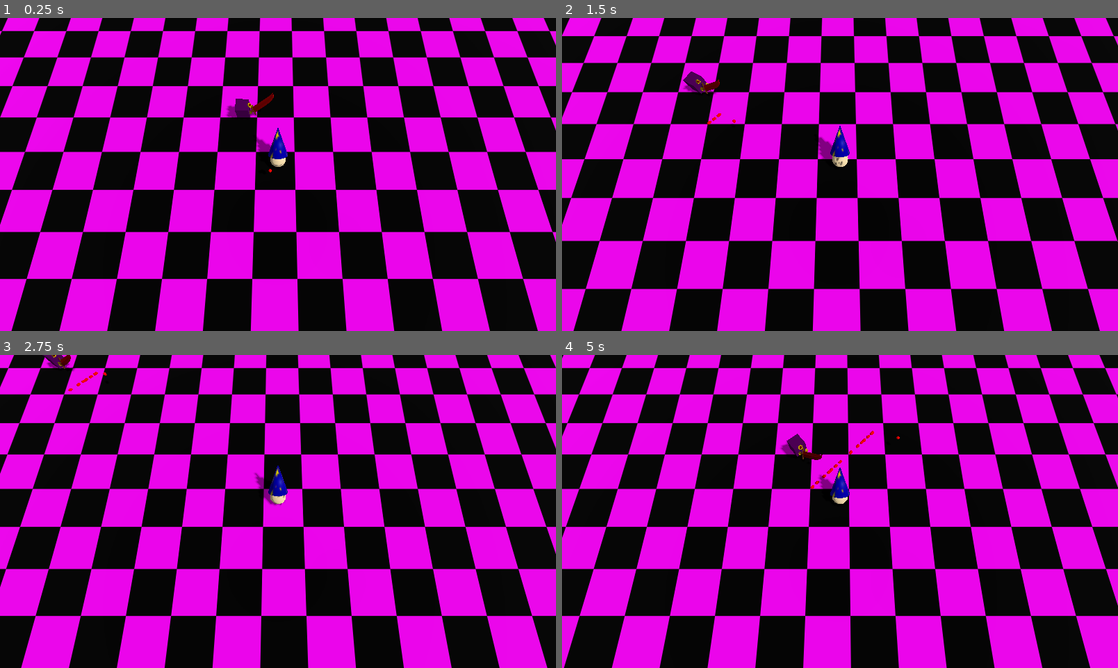
Above: before the commit, frames 1-4 (two rows, left to right).
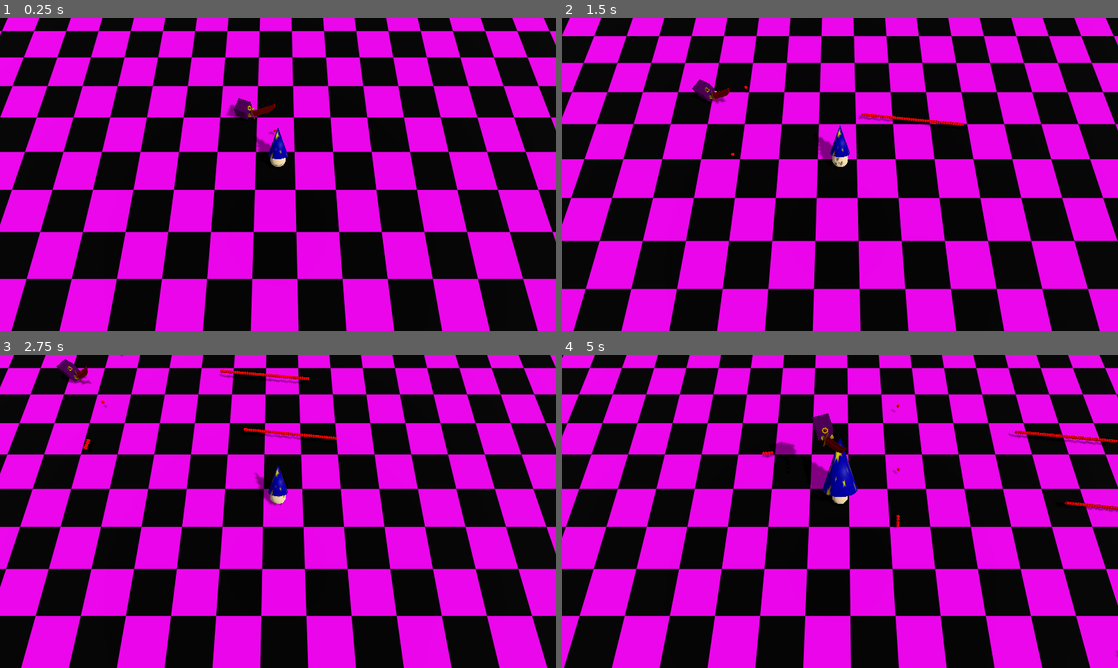
Above: after the commit, the same moments.

Repository: luce-ventress/no-mercy-bgj-2025
Game: Godot game, scene res://Maps/Level1.tscn
The game is run twice, just before and just after one commit, with the same random seed, the same clock (stepped at 60 frames per second) and the same inputs.
Inputs (mouse positions are in pixels of both pictures, inside the frame that each line leads up to):
- Up to frame 1 (0.25 s): no input
- Up to frame 2 (1.5 s): tap Enter at 0.5 s; move the mouse to (962, 158) at 0.52 s; press the mouse at (962, 158) at 0.53 s; hold D (player_right) 0.53-1.28 s; tap Space at 0.77, 0.8, 1.07, 1.35 s; move the mouse to (728, 190) at 1.27 s; release the mouse at (728, 190) at 1.28 s; hold S (player_backward) from 1.28 s (still down)
- Up to frame 3 (2.75 s): tap Space at 1.52, 1.82, 2.3 s; click (166, 527) at 1.55 s; move the mouse to (333, 442) at 2.02 s; release S (player_backward) at 2.03 s; press the mouse at (333, 442) at 2.03 s; hold D (player_right) from 2.03 s (still down)
- Up to frame 4 (5 s): move the mouse to (812, 574) at 2.77 s; release D (player_right) at 2.78 s; release the mouse at (812, 574) at 2.78 s; hold W (player_forward) 2.78-3.53 s; click (812, 574) at 2.85 s; tap Space at 3.02, 3.32, 3.6, 3.77, 4.07, 4.52, 4.82 s; move the mouse to (1006, 558) at 3.52 s; hold A (player_left) from 3.53 s (still down); move the mouse to (673, 464) at 4.27 s; click (673, 464) at 4.35 s

The runs differ from the first frame. In frame 1, 0.2% of the frame differs, in the area x 40-50%, y 23-50%; in frame 2, 0.7%; in frame 3, 0.8%; in frame 4, 1.9%, in the area x 36-100%, y 15-97%.

Commit message:
projectile shooting and player health

Diff:
--- a/Maps/Level1.tscn
+++ b/Maps/Level1.tscn
@@ -30,6 +30,8 @@
 
 [node name="StaticBody3D" type="StaticBody3D" parent="MeshInstance3D"]
 transform = Transform3D(1, 0, 0, 0, 1, 0, 0, 0, 1, 0, -0.2, 0)
+collision_layer = 8388609
+collision_mask = 8388609
 
 [node name="CollisionShape3D" type="CollisionShape3D" parent="MeshInstance3D/StaticBody3D"]
 shape = SubResource("BoxShape3D_ypajb")
@@ -44,10 +46,10 @@
 shadow_enabled = true
 
 [node name="ProjectileBase" parent="." instance=ExtResource("3_bv8d1")]
-transform = Transform3D(1, 0, 0, 0, 1, 0, 0, 0, 1, -1.73985, 0.786825, 0.712495)
+transform = Transform3D(1, 0, 0, 0, 1, 0, 0, 0, 1, 1, 0.5, 1)
 
 [node name="MeleeEnemy" parent="." instance=ExtResource("4_ptu34")]
-transform = Transform3D(-0.679667, -0.00101094, 0.733521, -0.000660827, 1, 0.000765891, -0.733521, 3.5796e-05, -0.679667, 2.81994, -0.1, -0.885988)
+transform = Transform3D(-0.383661, -0.000960806, 0.923474, -0.000660827, 1, 0.000765891, -0.923474, -0.000316437, -0.383661, 2.81994, -0.1, -0.885988)
 
 [node name="WorldEnvironment" type="WorldEnvironment" parent="."]
 environment = SubResource("Environment_ptu34")
--- a/Scenes/Enemies/MeleeEnemyPawn.tscn
+++ b/Scenes/Enemies/MeleeEnemyPawn.tscn
@@ -1,7 +1,8 @@
-[gd_scene load_steps=5 format=3 uid="uid://buiud1ylj3qrj"]
+[gd_scene load_steps=6 format=3 uid="uid://buiud1ylj3qrj"]
 
 [ext_resource type="Script" uid="uid://dpthrgto3rfda" path="res://Scripts/Enemies/EnemyMovement.gd" id="1_dg6hr"]
 [ext_resource type="PackedScene" uid="uid://d3mim8qfv50tg" path="res://Assets/Meshes/NoMercy_Enemy_Melee.glb" id="2_qta8w"]
+[ext_resource type="Script" uid="uid://bqfqc2x4cf7ue" path="res://Scripts/Enemies/EnemyMeleeSword.gd" id="3_4ci8v"]
 
 [sub_resource type="CapsuleShape3D" id="CapsuleShape3D_qta8w"]
 radius = 0.508876
@@ -11,6 +12,8 @@
 size = Vector3(1.52565, 1.09991, 0.288849)
 
 [node name="MeleeEnemy" type="CharacterBody3D"]
+collision_layer = 3
+collision_mask = 3
 
 [node name="BodyCapsule" type="CollisionShape3D" parent="."]
 transform = Transform3D(1, 0, 0, 0, 1, 0, 0, 0, 1, 0, 0.412149, 0)
@@ -18,12 +21,18 @@
 
 [node name="EnemyMovement" type="Node" parent="."]
 script = ExtResource("1_dg6hr")
+fall_acceleration = 600
 
 [node name="NoMercy_Enemy_Melee" parent="." instance=ExtResource("2_qta8w")]
 transform = Transform3D(1, 0, 0, 0, 1, 0, 0, 0, 1, -0.207304, 0, 0.00357699)
 
-[node name="SwordBody" type="RigidBody3D" parent="."]
+[node name="SwordArea" type="Area3D" parent="."]
+script = ExtResource("3_4ci8v")
+pushBack = 10.0
+pushUp = 20.0
 
-[node name="SwordShape" type="CollisionShape3D" parent="SwordBody"]
+[node name="SwordShape" type="CollisionShape3D" parent="SwordArea"]
 transform = Transform3D(0.93593, 0, 0.352185, 0, 1, 0, -0.352185, 0, 0.93593, -1.36499, 0.679212, 0.233927)
 shape = SubResource("BoxShape3D_qta8w")
+
+[connection signal="body_entered" from="SwordArea" to="SwordArea" method="_on_body_entered"]
--- a/Scenes/Player/PlayerMesh.tscn
+++ b/Scenes/Player/PlayerMesh.tscn
@@ -17,6 +17,8 @@
 material = SubResource("StandardMaterial3D_e80uo")
 
 [node name="NoMercy_Player_Hat" parent="." instance=ExtResource("2_kne1u")]
+unique_name_in_owner = true
 transform = Transform3D(0.94045, 0.94045, 0, -0.94045, 0.94045, 0, 0, 0, 1.33, -0.176424, -0.176424, 0)
 script = ExtResource("3_r6oee")
 hat_magnitude = 1.0
+hat_sizes = Array[float]([0.0, 0.7, 0.8, 0.9, 1.0])
--- a/Scenes/Player/PlayerPawn.tscn
+++ b/Scenes/Player/PlayerPawn.tscn
@@ -1,22 +1,29 @@
-[gd_scene load_steps=6 format=3 uid="uid://bontx0lu6c4aw"]
+[gd_scene load_steps=8 format=3 uid="uid://bontx0lu6c4aw"]
 
 [ext_resource type="PackedScene" uid="uid://bkk4k8tlumu8t" path="res://Scenes/Player/PlayerMesh.tscn" id="1_3mnxu"]
 [ext_resource type="Script" uid="uid://ovt4eec1jrg3" path="res://Scripts/Player/PlayerMovement.gd" id="1_8km1k"]
 [ext_resource type="Script" uid="uid://dcycbeu70us3m" path="res://Scripts/Player/PlayerShooting.gd" id="3_0l0su"]
 [ext_resource type="PackedScene" uid="uid://bax3ulu7c3cic" path="res://Scenes/Projectiles/ProjectileBase.tscn" id="4_3kofw"]
+[ext_resource type="Script" uid="uid://cv8yqinugl4j0" path="res://Scripts/Player/PlayerHealth.gd" id="5_vtcqr"]
 
 [sub_resource type="CapsuleShape3D" id="CapsuleShape3D_8km1k"]
-radius = 0.25
-height = 1.0
+
+[sub_resource type="SphereShape3D" id="SphereShape3D_3kofw"]
 
 [node name="PlayerPawn" type="CharacterBody3D"]
 
 [node name="PlayerMesh" parent="." instance=ExtResource("1_3mnxu")]
 transform = Transform3D(0.999999, 0, 0, 0, 1, 0, 0, 0, 0.999999, 0, 0.5, 0)
 
-[node name="CollisionShape3D" type="CollisionShape3D" parent="."]
+[node name="PlayerMovementCapsule" type="CollisionShape3D" parent="."]
+transform = Transform3D(1, 0, 0, 0, 1, 0, 0, 0, 1, 0, 1, 0)
+shape = SubResource("CapsuleShape3D_8km1k")
+
+[node name="HitArea" type="Area3D" parent="."]
 transform = Transform3D(1, 0, 0, 0, 1, 0, 0, 0, 1, 0, 0.5, 0)
-shape = SubResource("CapsuleShape3D_8km1k")
+
+[node name="HitShape" type="CollisionShape3D" parent="HitArea"]
+shape = SubResource("SphereShape3D_3kofw")
 
 [node name="CameraRoot" type="Node3D" parent="."]
 transform = Transform3D(-4.37114e-08, 0, -1, 0, 1, 0, 1, 0, -4.37114e-08, 0, 0, 0)
@@ -32,3 +39,11 @@
 [node name="PlayerShooting" type="Node" parent="."]
 script = ExtResource("3_0l0su")
 ProjectileScene = ExtResource("4_3kofw")
+
+[node name="PlayerHealth" type="Node" parent="."]
+script = ExtResource("5_vtcqr")
+
+[node name="ProjectileSpawnPos" type="Node3D" parent="."]
+transform = Transform3D(1, 0, 0, 0, 1, 0, 0, 0, 1, -1.3981, 0.544613, 0)
+
+[connection signal="area_entered" from="HitArea" to="PlayerHealth" method="_on_hit_area_area_entered"]
--- a/Scenes/Projectiles/ProjectileBase.tscn
+++ b/Scenes/Projectiles/ProjectileBase.tscn
@@ -18,10 +18,12 @@
 [node name="MeshInstance3D" type="MeshInstance3D" parent="."]
 mesh = SubResource("SphereMesh_5d6mi")
 
-[node name="RigidBody3D" type="RigidBody3D" parent="."]
-
-[node name="CollisionShape3D" type="CollisionShape3D" parent="RigidBody3D"]
-shape = SubResource("SphereShape3D_4x055")
-
 [node name="ProjectileMovement" type="Node" parent="."]
 script = ExtResource("1_4x055")
+
+[node name="Area3D" type="Area3D" parent="."]
+collision_layer = 4
+collision_mask = 4
+
+[node name="CollisionShape3D" type="CollisionShape3D" parent="Area3D"]
+shape = SubResource("SphereShape3D_4x055")
--- /dev/null
+++ b/Scripts/Enemies/EnemyMeleeSword.gd
@@ -0,0 +1,24 @@
+extends Area3D
+
+@export var pushBack: float
+@export var pushUp: float
+
+@onready var PlayerPawn = owner.get_node("%PlayerPawnInstance")
+@onready var MeleeEnemy = owner as CharacterBody3D
+
+func _ready() -> void:
+	pass
+	set_monitoring(true)
+	#set_contact_monitor(true)
+	#set_max_contacts_reported(1)
+
+
+func _on_body_entered(body: Node) -> void:
+	if body == PlayerPawn:
+		on_hit()
+
+func on_hit():
+	var backwards = MeleeEnemy.transform.basis.x.normalized()
+	var pushbackImpulse = (backwards * pushBack) + Vector3(0, pushUp, 0);
+	MeleeEnemy.set_velocity(pushbackImpulse)
+	MeleeEnemy.move_and_slide()
--- a/Scripts/Enemies/EnemyMovement.gd
+++ b/Scripts/Enemies/EnemyMovement.gd
@@ -8,11 +8,25 @@
 @onready var PlayerPawn = owner.get_node("%PlayerPawnInstance") as Node3D
 
 func _physics_process(delta: float) -> void:
-
 	var toPlayerDir = characterBody.position.direction_to(PlayerPawn.position).normalized()
 	toPlayerDir.y = 0
 
+	rotate_towards_player(toPlayerDir, delta)
+
 	var desiredVelocity: Vector3 = toPlayerDir * speed * delta
+
+	if not characterBody.is_on_floor():
+		desiredVelocity.x = 0
+		desiredVelocity.z = 0
+		desiredVelocity.y = desiredVelocity.y - (fall_acceleration * delta)
+
+	var current_velocity = characterBody.velocity
+	var final_velocity = current_velocity.lerp(desiredVelocity, 0.05)
+
+	characterBody.set_velocity(final_velocity)
+	characterBody.move_and_slide()
+
+func rotate_towards_player(toPlayerDir: Vector3, delta: float):
 	var myForward: Vector3 = (-characterBody.get_global_transform().basis.x).normalized()
 	myForward.y = 0
 	var toPlayerAngle: float = myForward.angle_to(toPlayerDir)
@@ -22,14 +36,5 @@
 
 	var currentRotationStep: float = rotationSpeed * delta
 	var trueAngle: float = minf(currentRotationStep, toPlayerAngle)
-	#print(rad_to_deg(toPlayerAngle * (toPlayerDot)))
 
-	print(rad_to_deg(currentRotationStep), " ", rad_to_deg(toPlayerAngle))
-
-	if not characterBody.is_on_floor():
-		desiredVelocity.y = desiredVelocity.y - (fall_acceleration * delta)
-
-	#characterBody.set_velocity(desiredVelocity)
-	#characterBody.rotate_y(toPlayerDir.angle_to(characterBody.transform.basis) * delta * 10)
 	characterBody.rotate_y(trueAngle * toPlayerDot)
-	characterBody.move_and_slide()
--- a/Scripts/Player/PlayerHat.gd
+++ b/Scripts/Player/PlayerHat.gd
@@ -3,15 +3,43 @@
 @export var hat_speed: float = 1
 @export var hat_magnitude: float = 0.5
 
+@export var hat_sizes: Array[float]
+@export var hat_anim_up_scale: float = 1
+
 var magnitude_scale: float = 100
 
+@onready var current_hat_size = hat_sizes.size() - 1
+@onready var originalScale = get_scale()
 @onready var time: float = 0
+
+var hat_size_anim_sine_value: float = 1
+var hat_size_anim_sine_speed: float = 2
+var target_hat_size: float = 1
 
 func _process(delta: float) -> void:
 
 	time += delta
 	var sinValue = sin((2 * PI * time * hat_speed))
-	print()
 	var deltaPos = transform.basis.y * sinValue * (hat_magnitude / magnitude_scale)
 	var meshPos  = get_position()
 	set_position(meshPos + deltaPos)
+
+	if hat_size_anim_sine_value < 1:
+		hat_size_anim_sine_value += hat_size_anim_sine_speed * delta
+		set_hat_size(target_hat_size * (1 + (hat_anim_up_scale * sin(PI * hat_size_anim_sine_value))))
+
+func shrink_hat():
+	current_hat_size -= 1
+	if current_hat_size >= 0:
+		target_hat_size = hat_sizes[current_hat_size]
+		hat_size_anim_sine_value = 0
+
+
+func grow_hat():
+	current_hat_size += 1
+	if current_hat_size < hat_sizes.size():
+		target_hat_size = hat_sizes[current_hat_size]
+		hat_size_anim_sine_value = 0
+
+func set_hat_size(size: float):
+	set_scale(originalScale * size)
--- /dev/null
+++ b/Scripts/Player/PlayerHealth.gd
@@ -0,0 +1,13 @@
+extends Node
+
+@onready var root = owner.get_parent().get_node(".")
+@onready var player_hat = owner.get_node("PlayerMesh/%NoMercy_Player_Hat")
+@onready var health_points = player_hat.hat_sizes.size()
+
+func _on_hit_area_area_entered(area: Area3D) -> void:
+	print("hit")
+	player_hat.shrink_hat()
+	health_points -= 1
+	if	(health_points <= 0):
+		print("die")
+		root.remove_child(owner)
--- a/Scripts/Player/PlayerShooting.gd
+++ b/Scripts/Player/PlayerShooting.gd
@@ -1,12 +1,41 @@
 extends Node
 
 @export var ProjectileScene: PackedScene
+@export var spawn_height: float = 0.5
 
-func _input(event: InputEvent) -> void:
-	if event is InputEventKey:
-		if event.keycode == KEY_SPACE:
-			spawn_projectile()
+@onready var root = owner.get_parent()
+@onready var camera = owner.get_node("CameraRoot/Camera3D") as Camera3D
+@onready var projectile_spawn_pos = owner.get_node("ProjectileSpawnPos")
 
-func spawn_projectile():
+var time_since_last_shot = 0
+var shot_cooldown = 0.01
+
+var current_spawn_pos: Vector3
+
+func _physics_process(delta: float) -> void:
+	var mouse_position = get_window().get_mouse_position()
+	var pick_normal = camera.project_ray_normal(mouse_position)
+	var pick_origin = camera.project_ray_origin(mouse_position)
+
+	var params = PhysicsRayQueryParameters3D.create(pick_origin, pick_origin + pick_normal * 1000)
+	params.set_collision_mask(8388608)
+	var state = owner.get_world_3d().direct_space_state
+	var result = state.intersect_ray(params)
+	current_spawn_pos = result.position + Vector3(0, spawn_height, 0)
+
+func _process(delta: float) -> void:
+
+
+
+
+	if Input.is_action_pressed("shoot"):
+		var current_time: float = (Time.get_ticks_msec() as float) / 1000.0
+		if current_time > (time_since_last_shot + shot_cooldown):
+			spawn_projectile(current_spawn_pos)
+			#projectile_spawn_pos.get_global_position()
+			time_since_last_shot = current_time
+
+func spawn_projectile(position: Vector3):
 	var projectile = ProjectileScene.instantiate()
-	add_child(projectile)
+	root.add_child(projectile)
+	projectile.set_position(position)
--- a/project.godot
+++ b/project.godot
@@ -46,6 +46,11 @@
 , Object(InputEventKey,"resource_local_to_scene":false,"resource_name":"","device":-1,"window_id":0,"alt_pressed":false …(186 unchanged characters)…
 ]
 }
+shoot={
+"deadzone": 0.2,
+"events": [Object(InputEventMouseButton,"resource_local_to_scene":false,"resource_name":"","device":-1,"window_id":0,"alt_pressed":false,"shift_pressed":false,"ctrl_pressed":false,"meta_pressed":false,"button_mask":0,"position":Vector2(0, 0),"global_position":Vector2(0, 0),"factor":1.0,"button_index":1,"canceled":false,"pressed":false,"double_click":false,"script":null)
+]
+}
 
 [rendering]
 
Not shown, added: Scripts/Enemies/EnemyMeleeSword.gd.uid
Not shown, added: Scripts/Player/PlayerHealth.gd.uid
